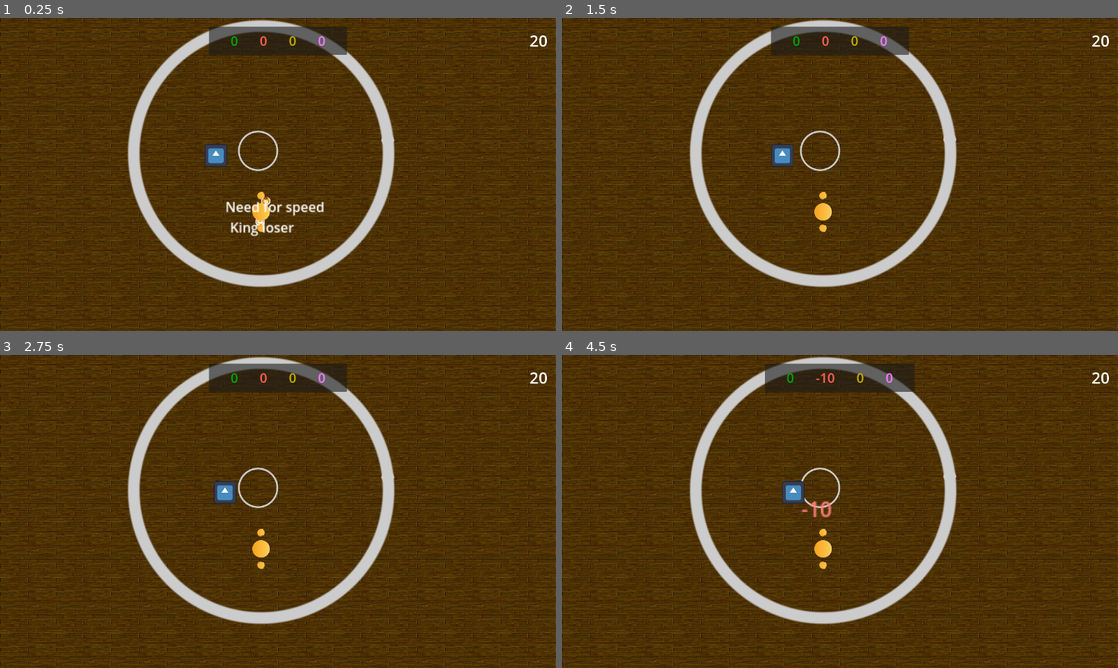
Above: before the commit, frames 1-4 (two rows, left to right).
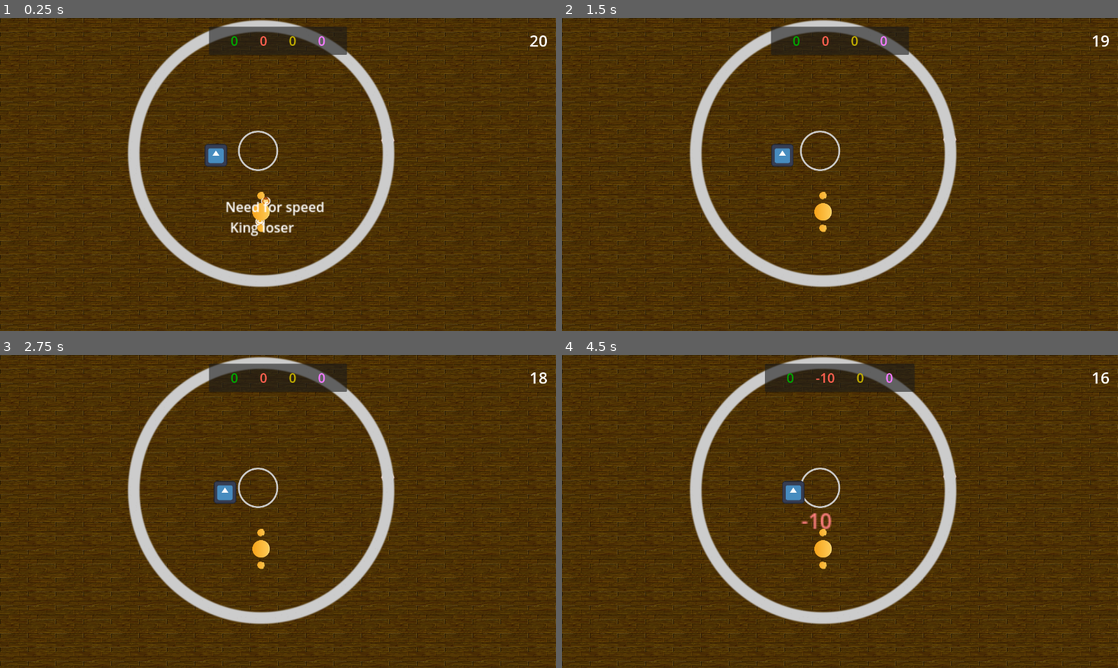
Above: after the commit, the same moments.

Repository: louiidev/ggj24_sumo
Game: Godot game, scene res://Scenes/main.tscn
Same seed, same stepped clock (60 frames per second), same inputs: the game is played once before the commit and once after it. The engine's default icon, where the game draws it, is replaced by a stand-in: a white triangle on a blue panel in a dark square.
Inputs:
- Up to frame 1 (0.25 s): no input
- Up to frame 2 (1.5 s): tap Enter (ui_accept) at 0.5, 0.77 s
- Up to frame 3 (2.75 s): tap Enter (ui_accept) at 1.52, 2 s
- Up to frame 4 (4.5 s): tap Enter (ui_accept) at 3.02, 3.77 s

The runs differ from the first frame. In frame 2, less than 0.1% of the frame differs, in the area x 95-99%, y 5-10%; in frame 3, less than 0.1%; in frame 4, 0.3%, in the area x 43-99%, y 5-56%.

Commit message:
fixing up merge conflicts

Diff:
--- a/Scenes/Player.tscn
+++ b/Scenes/Player.tscn
@@ -8,12 +8,14 @@
 
 [node name="Player" type="RigidBody2D"]
 mass = 2.0
-inertia = 1000.0
-linear_damp = 2.0
+linear_damp = 1.3
 script = ExtResource("1_ut18v")
+playerNum = null
+moveSpeed = null
+tackleSpeed = null
 
 [node name="CollisionShape2D" type="CollisionShape2D" parent="."]
-scale = Vector2(5, 5)
+scale = Vector2(2, 2)
 shape = SubResource("CircleShape2D_kk4rx")
 
 [node name="Node2D" type="Node2D" parent="."]
@@ -33,10 +35,5 @@
 flip_h = true
 
 [node name="ScoreChange" type="Label" parent="."]
-visible = false
-offset_left = -1.0
-offset_top = -54.0
-offset_right = 39.0
-offset_bottom = -31.0
-theme_override_colors/font_color = Color(0, 0.713726, 0, 1)
-text = "+5"
+offset_right = 40.0
+offset_bottom = 23.0
--- a/Scenes/Powerup.gd
+++ b/Scenes/Powerup.gd
@@ -81,6 +81,7 @@
 			GameGlobals.powerupTrigger.emit(powerupType.REVERSE_SCORE)
 		powerupType.SPEED_PLAYER:
 			$Label.text = 'Need for speed'
+			print(objIn)
 			objIn.handlePowerup(powerupType.SPEED_PLAYER)
 
 	$Label.visible = true
--- a/Scenes/main.gd
+++ b/Scenes/main.gd
@@ -30,4 +30,10 @@
 
 
 func init():
+
 	pass
+
+
+func _on_second_passed_timeout():
+	secondPast()
+	pass # Replace with function body.
--- a/Scenes/main.tscn
+++ b/Scenes/main.tscn
@@ -46,3 +46,8 @@
 playerNum = 1
 moveSpeed = 900.0
 tackleSpeed = 1800.0
+
+[node name="SecondPassed" type="Timer" parent="."]
+autostart = true
+
+[connection signal="timeout" from="SecondPassed" to="." method="_on_second_passed_timeout"]
Not shown: 1 places in Scenes/main.tscn that only renumber resources
Not shown: 1 places in Scenes/player_scores.tscn that only renumber resources
